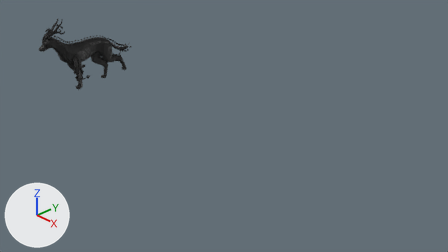
What one commit did to the Blender file Blender/enemy grass_area/ForestHound/ForestHound_Complete.blend.
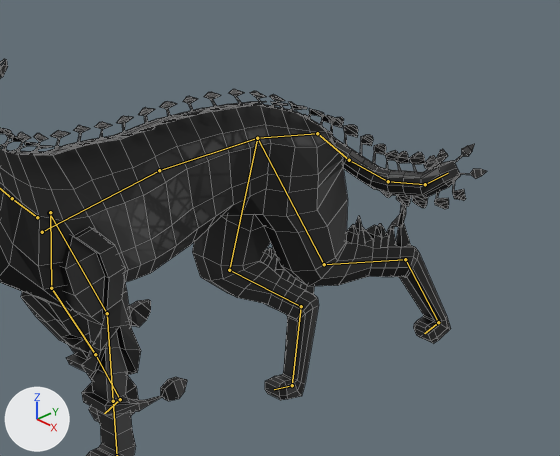
Each version is shown from the file's camera 'Camera', then close up on the part from 14% to 32% of the width and 9% to 34% of the height. The axes (+X, +Y, +Z) are drawn at lower left. The lights are the same throughout. Both versions are drawn at frame 40 of the action 'Idle'; the numbers are the values there. The bones that bend it are drawn over the model as lines in the close-ups. The close-ups show mesh edges as thin lines.

The first close-up shows 'ForestHound'.
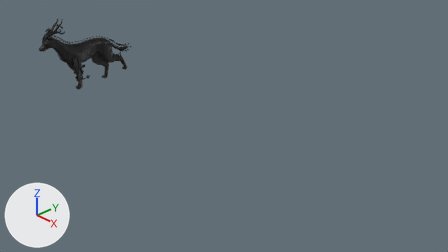
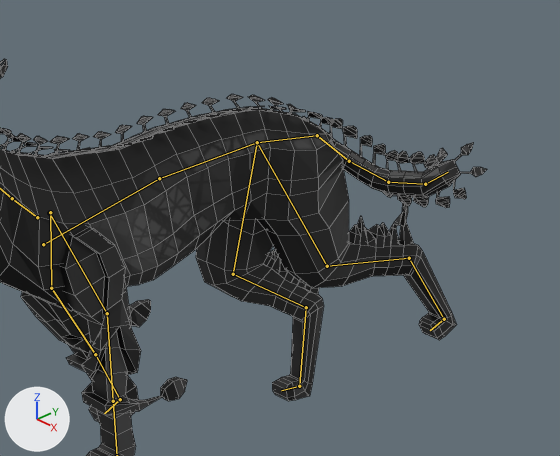
Pixel boxes [x1, y1, x2, y2] of what changed, in the close-ups (560 x 456 px):
'ForestHound', posed
    both: [0, 59, 487, 456]
bone 'Bone.004', root to tip
    before: (42, 232) to (159, 170)
    after: (43, 244) to (159, 178)

The change, as a list of edits to the scene's bpy script:
```text
Change bone_bone_004:
    where bone_bone_004 = bpy.data.objects['Armature'].pose.bones['Bone.004']
    bone_bone_004.location: (0.0, 0.0, 0.0) -> (0.0, -0.02, -0.1)
    bone_bone_004.rotation_quaternion: (1.0, 0.0, 0.0, 0.0) -> (1.0, 0.018, 0.0, 0.0)  # degrees (0, 0, 0) -> degrees (2, 0, 0)
```
